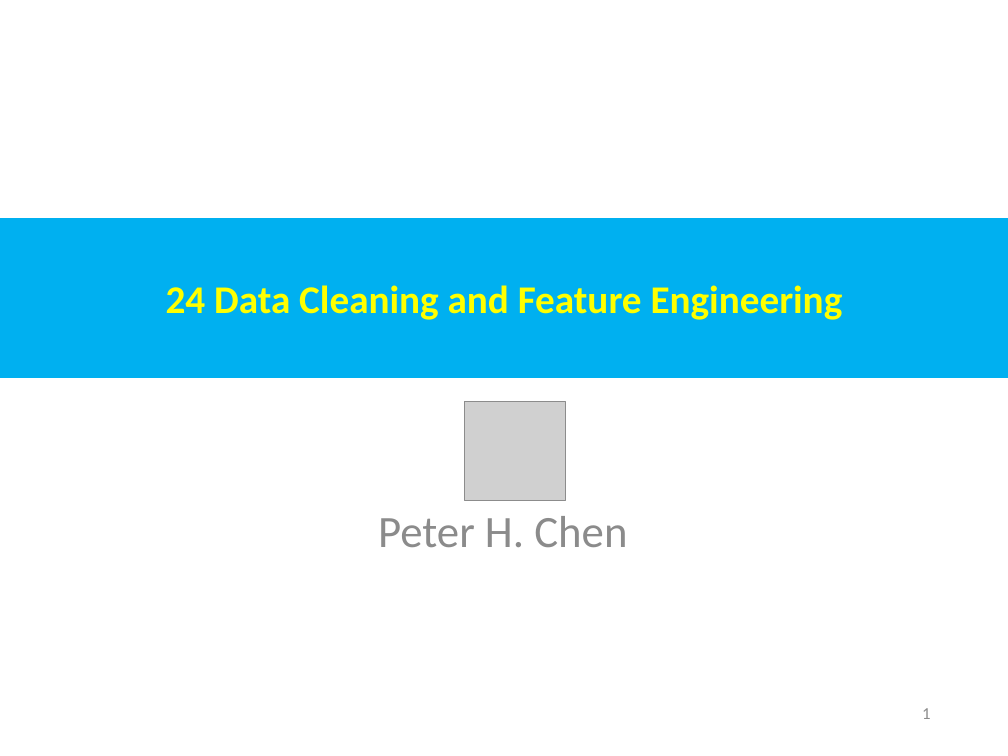
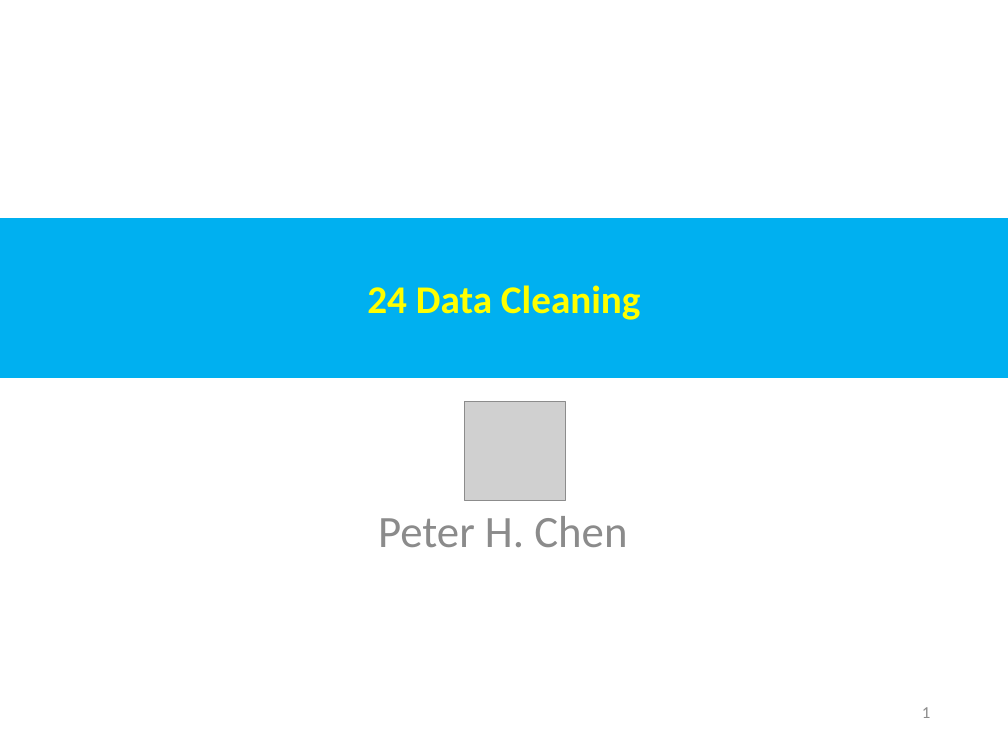
Before and after one commit to peterhchen/AIU_CS511_ML, a slide deck: slide 1 of 000_ML_CB/034_RE2_DataClean/001_Video/024_RE2_DataClean.ppt. Drawn at 1008x756 pixels with LibreOffice and Linux fonts; fonts in the diff are those of the drawing; grey boxes stand for pictures. Boxes give left, top, right and bottom in pixels: in the first picture for what was removed or moved away, otherwise in the second. Text is boxed around its words. In the diff, an @@ line names an element or a change of style, - is before the commit and + after.

```diff
--- a/000_ML_CB/034_RE2_DataClean/001_Video/024_RE2_DataClean.ppt
+++ b/000_ML_CB/034_RE2_DataClean/001_Video/024_RE2_DataClean.ppt
@@ text in rectangle at bbox=[367, 285, 641, 320]: text changed @@
-24 Data Cleaning and Feature Engineering
+24 Data Cleaning
```
Also in this commit, not shown: 1 other slide changed.
